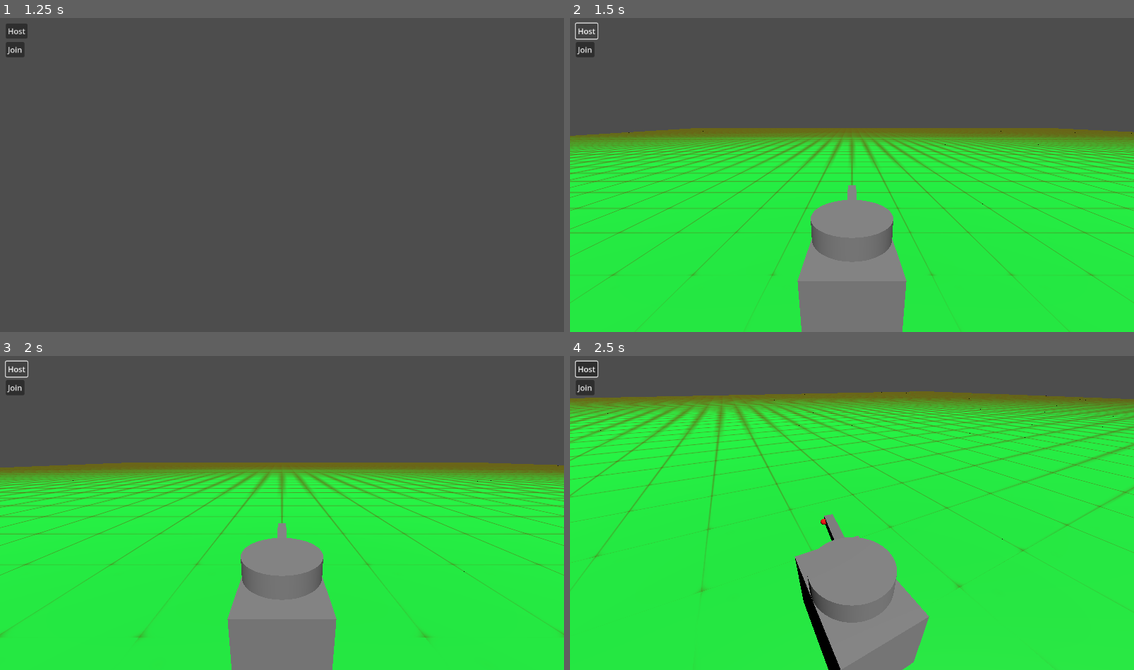
Above: before the commit, frames 1-4 (two rows, left to right).
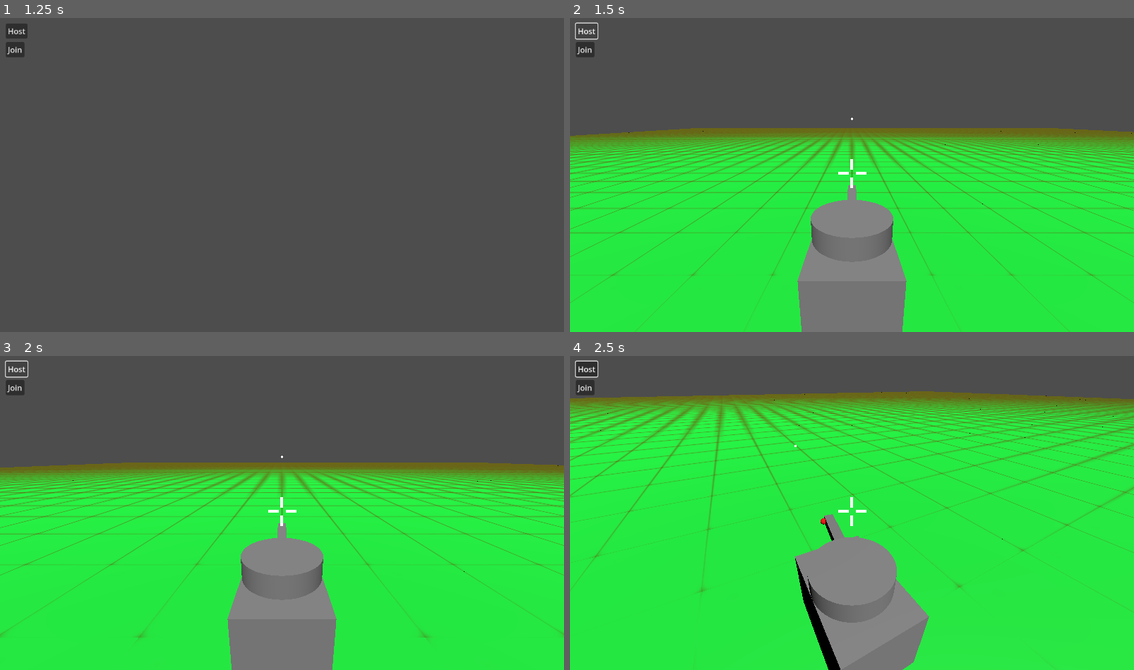
Above: after the commit, the same moments.

Repository: Coolfool3080/QuickTank
Game: Godot game, scene res://levels/multiplayer_test_map.tscn
Same seed, same stepped clock (60 frames per second), same inputs: the game is played once before the commit and once after it. This scene is started directly instead of the project's main scene.
Inputs (mouse positions are in pixels of both pictures, inside the frame that each line leads up to):
- Up to frame 1 (1.25 s): tap Enter at 0.5 s; move the mouse to (406, 159) at 0.52 s; press the mouse at (406, 159) at 0.53 s; hold D (tank_rotate_right) from 0.53 s (still down)
- Up to frame 2 (1.5 s): release D (tank_rotate_right) at 1.25 s; release the mouse at (976, 159) at 1.25 s; click "Host" at 1.25 s
- Up to frame 3 (2 s): no input
- Up to frame 4 (2.5 s): move the mouse to (823, 513) at 2.02 s; hold W (tank_forward) from 2.03 s (still down); click (823, 513) at 2.1 s

Frame 1 is identical in both runs. In frame 2, less than 0.1% of the frame differs, in the area x 47-53%, y 31-55%; in frame 3, less than 0.1%; in frame 4, less than 0.1%, in the area x 39-53%, y 28-55%.

Commit message:
Added a crosshair and hud scene

Diff:
--- a/assets/bullet.tscn
+++ b/assets/bullet.tscn
@@ -12,6 +12,7 @@
 [sub_resource type="SphereShape3D" id="SphereShape3D_rcgj2"]
 
 [node name="bullet" type="RigidBody3D"]
+collision_layer = 2
 mass = 0.01
 gravity_scale = 0.1
 script = ExtResource("1_5orsb")
--- a/assets/player_tank_new.tscn
+++ b/assets/player_tank_new.tscn
@@ -1,9 +1,10 @@
-[gd_scene load_steps=13 format=3 uid="uid://bk44v6t36uppk"]
+[gd_scene load_steps=14 format=3 uid="uid://bk44v6t36uppk"]
 
 [ext_resource type="Script" uid="uid://cb50wd0o4yo1b" path="res://scripts/tank_movement_controller.gd" id="1_mxk3p"]
 [ext_resource type="PackedScene" uid="uid://cavkudnxtyvsx" path="res://assets/bullet.tscn" id="2_5hjg4"]
 [ext_resource type="PackedScene" uid="uid://dj3dvxmg8k1ar" path="res://assets/health_bar.tscn" id="3_a2myn"]
 [ext_resource type="Script" uid="uid://bxjjla217jcbb" path="res://scripts/health_script.gd" id="3_ym7mu"]
+[ext_resource type="PackedScene" uid="uid://dta57xjx65jx4" path="res://assets/tank_hud.tscn" id="5_k2uxx"]
 
 [sub_resource type="BoxShape3D" id="BoxShape3D_vaebi"]
 size = Vector3(1, 1, 1.50195)
@@ -74,7 +75,7 @@
 skeleton = NodePath("")
 
 [node name="bullet_spawn_point" type="Marker3D" parent="head/head_mesh/barrel_pivot/barrel_mesh"]
-transform = Transform3D(1, 0, 0, 0, 1, 0, 0, 0, 1, -3.73737e-10, -0.00559533, -0.401298)
+transform = Transform3D(1, 0, 0, 0, 1, 0, 0, 0, 1, -3.8376e-10, -0.00559533, -0.41206)
 
 [node name="head_hitbox" type="Area3D" parent="head/head_mesh"]
 transform = Transform3D(1, 0, 0, 0, 1, 0, 0, 0, 1, 2.2586e-10, 0, 2.98051e-08)
@@ -95,6 +96,8 @@
 wait_time = 0.5
 one_shot = true
 
+[node name="hud" parent="." instance=ExtResource("5_k2uxx")]
+
 [node name="health_sprite" type="Sprite3D" parent="."]
 transform = Transform3D(1, 0, 0, 0, 1, 0, 0, 0, 1, 0, 1.25231, -0.00474453)
 texture = SubResource("ViewportTexture_ym7mu")
@@ -103,6 +106,7 @@
 [node name="SubViewport" type="SubViewport" parent="health_sprite"]
 disable_3d = true
 transparent_bg = true
+handle_input_locally = false
 
 [node name="health_bar" parent="health_sprite/SubViewport" instance=ExtResource("3_a2myn")]
 
--- /dev/null
+++ b/assets/tank_hud.tscn
@@ -0,0 +1,32 @@
+[gd_scene format=3 uid="uid://dta57xjx65jx4"]
+
+[node name="hud" type="CanvasLayer"]
+
+[node name="Line2D" type="Line2D" parent="."]
+position = Vector2(576, 324)
+scale = Vector2(0.5, 0.5)
+points = PackedVector2Array(-0.1, 0, 0.1, 0)
+begin_cap_mode = 2
+end_cap_mode = 2
+
+[node name="Line2D3" type="Line2D" parent="."]
+position = Vector2(-2, 137)
+scale = Vector2(1.00942, 0.574634)
+points = PackedVector2Array(580, 324, 602, 324)
+
+[node name="Line2D4" type="Line2D" parent="."]
+position = Vector2(762, -254)
+rotation = 1.5708
+scale = Vector2(1.00942, 0.574634)
+points = PackedVector2Array(580, 324, 602, 324)
+
+[node name="Line2D5" type="Line2D" parent="."]
+position = Vector2(-38, 137)
+scale = Vector2(1.00942, 0.574634)
+points = PackedVector2Array(580, 324, 602, 324)
+
+[node name="Line2D6" type="Line2D" parent="."]
+position = Vector2(762, -291)
+rotation = 1.5708
+scale = Vector2(1.00942, 0.574634)
+points = PackedVector2Array(580, 324, 602, 324)
--- a/levels/multiplayer_test_map.tscn
+++ b/levels/multiplayer_test_map.tscn
@@ -26,6 +26,7 @@
 
 [node name="GridMap" type="GridMap" parent="."]
 mesh_library = ExtResource("3_inuxk")
+collision_mask = 3
 data = {
 "cells": PackedInt32Array(-65568, 65494, 1441792, -65568, 65495, 1441792, -65568, 65496, 1441792, -65568, 65497, 144179 …(148460 unchanged characters)…
 }
--- a/scripts/tank_movement_controller.gd
+++ b/scripts/tank_movement_controller.gd
@@ -73,6 +73,33 @@
 	head_node.rotation.y = lerp_angle(head_node.rotation.y, relative_yaw, delta * HEAD_ROTATE_SPEED)
 	head_barrel.rotation.x = lerp_angle(head_barrel.rotation.x, relative_pitch, delta * HEAD_ROTATE_SPEED)
 
+	var barrel = $head/head_mesh/barrel_pivot
+	var camera = get_viewport().get_camera_3d()
+	var aim_origin = barrel.global_transform.origin
+	var aim_direction = -barrel.global_transform.basis.z
+	var target_point = aim_origin + aim_direction * 1000
+
+	var query = PhysicsRayQueryParameters3D.new()
+	query.from = aim_origin
+	query.to = target_point
+	query.collision_mask = 1
+
+	var space_state = get_world_3d().direct_space_state
+	var result = space_state.intersect_ray(query)
+
+	var crosshair_pos = Vector2.ZERO
+
+	if result:
+		crosshair_pos = camera.unproject_position(result.position)
+	else:
+		crosshair_pos = camera.unproject_position(target_point)
+
+	if camera.is_position_behind(target_point):
+		$hud/Line2D.visible = false
+	else:
+		$hud/Line2D.visible = true
+		$hud/Line2D.position = crosshair_pos
+
 	#shoot
 func _input(event):
 	if not is_multiplayer_authority():
